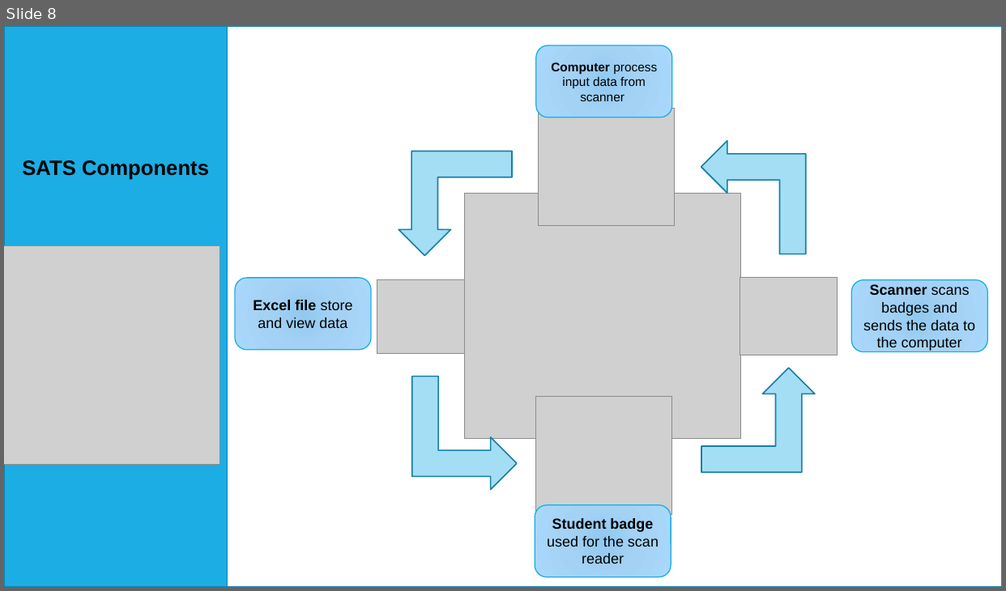
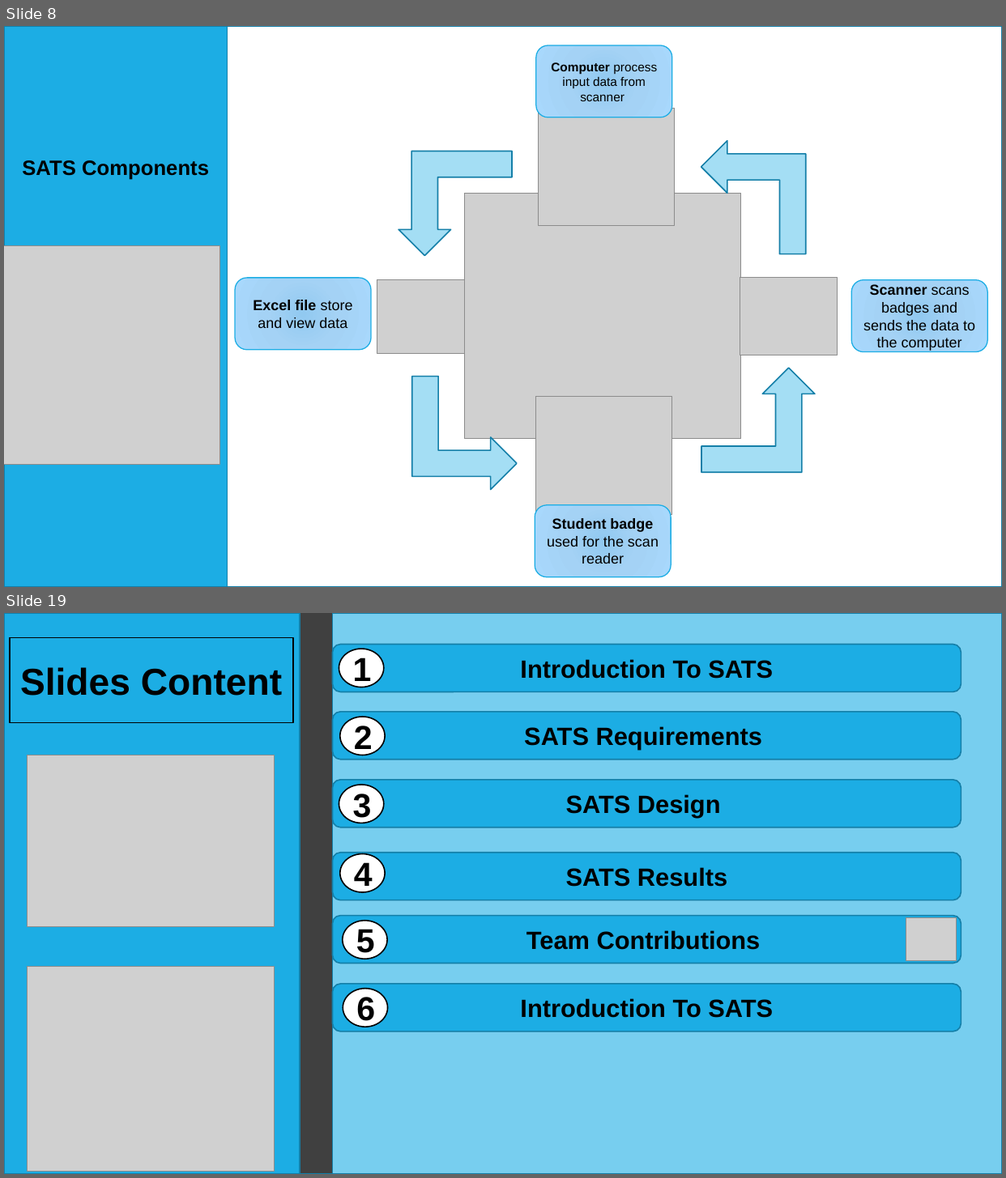
Before and after one commit to hashem-ali/SATS, a slide deck: ProjectPhases/Project-Phase-03-CS310-F-171.pptx. Shown one above the other, each under a label of ours: slide 8 before the commit, slides 8 and 19 after it; the slides between them are not shown. The pictures are 1006x591 and 1006x1178 pixels, drawn with LibreOffice and Linux fonts; fonts in the diff are those of the drawing; grey boxes stand for pictures. Boxes give left, top, right and bottom in pixels: in the first picture for what was removed or moved away, otherwise in the second. Text is boxed around its words. In the diff, an @@ line names an element or a change of style, - is before the commit and + after.

```diff
--- a/ProjectPhases/Project-Phase-03-CS310-F-171.pptx
+++ b/ProjectPhases/Project-Phase-03-CS310-F-171.pptx
@@ slide 19 added at <box>4,613,1002,1174</box>, background #FFFFFF; not listed: 1 template element that a slide beside it also shows @@
@@ rectangle added at <box>4,613,317,1174</box>, fill #1CADE4, outline #1580A9 1.25 pt @@
@@ rectangle added at <box>300,613,333,1174</box>, fill #404040, outline #1580A9 1.25 pt @@
@@ rectangle added at <box>333,613,1002,1174</box>, fill #77CEEF, outline #1580A9 1.25 pt @@
@@ rectangle added at <box>9,637,293,723</box>, fill #1CADE4, outline #000000 1.25 pt, 36 pt, text #000000, bold @@
+Slides Content
@@ rounded rectangle added at <box>333,645,961,692</box>, fill #1CADE4, outline #1580A9 1.25 pt, 24 pt, text #000000, bold @@
+Introduction To SATS
@@ ellipse added at <box>339,649,385,687</box>, fill #FFFFFF, outline #000000 1.25 pt, 32 pt, text #000000, bold @@
+1
@@ rounded rectangle added at <box>333,712,961,760</box>, fill #1CADE4, outline #1580A9 1.25 pt, 24 pt, text #000000, bold @@
+SATS Requirements
@@ ellipse added at <box>340,717,385,756</box>, fill #FFFFFF, outline #000000 1.25 pt, 32 pt, text #000000, bold @@
+2
@@ picture added at <box>27,756,275,927</box> @@
@@ rounded rectangle added at <box>333,780,961,828</box>, fill #1CADE4, outline #1580A9 1.25 pt, 24 pt, text #000000, bold @@
+SATS Design
@@ ellipse added at <box>339,785,385,823</box>, fill #FFFFFF, outline #000000 1.25 pt, 32 pt, text #000000, bold @@
+3
@@ rounded rectangle added at <box>333,853,961,901</box>, fill #1CADE4, outline #1580A9 1.25 pt, 24 pt, text #000000, bold @@
+SATS Results
@@ ellipse added at <box>340,854,385,892</box>, fill #FFFFFF, outline #000000 1.25 pt, 32 pt, text #000000, bold @@
+4
@@ rounded rectangle added at <box>333,915,961,964</box>, fill #1CADE4, outline #1580A9 1.25 pt, 24 pt, text #000000, bold @@
+Team Contributions
@@ ellipse added at <box>343,921,387,959</box>, fill #FFFFFF, outline #000000 1.25 pt, 32 pt, text #000000, bold @@
+5
@@ picture added at <box>906,918,957,961</box> @@
@@ picture added at <box>27,967,275,1172</box> @@
@@ line added from (103, 979) to (911, 979), #404040 1 pt @@
@@ rounded rectangle added at <box>333,984,961,1033</box>, fill #1CADE4, outline #1580A9 1.25 pt, 24 pt, text #000000, bold @@
+Introduction To SATS
@@ ellipse added at <box>343,989,388,1027</box>, fill #FFFFFF, outline #000000 1.25 pt, 32 pt, text #000000, bold @@
+6
```
Also in this commit, not shown: 5 slides changed, 9 other slides added.
